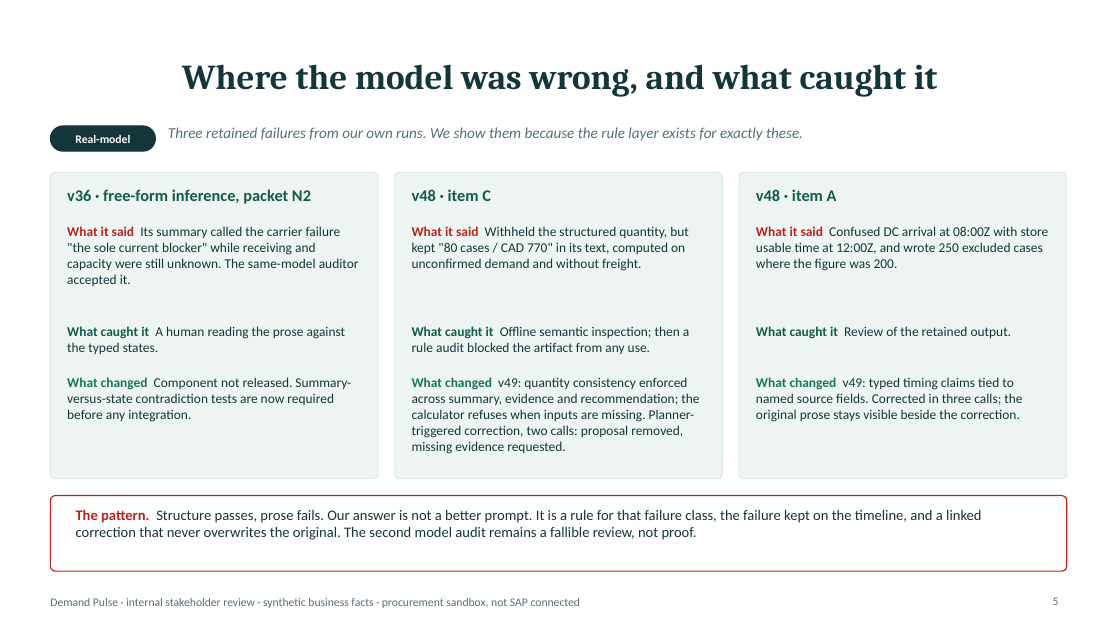
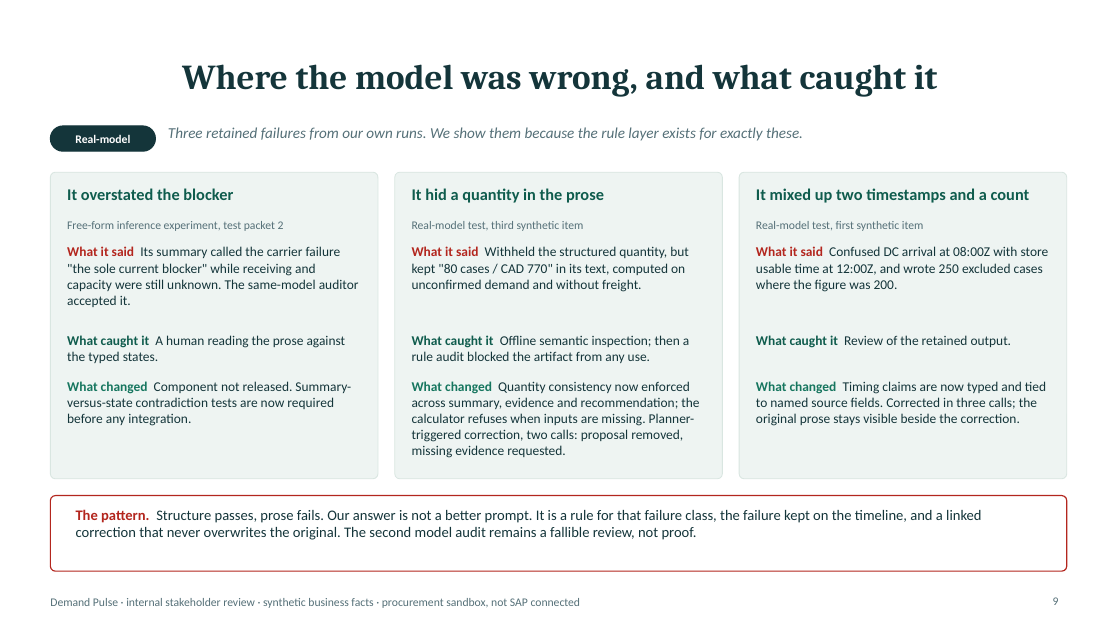
Before and after one commit to logisticPM/sap, a slide deck: slide 9 of presentations/SAP_Demand_Pulse_Business_Case_Deck.pptx (slide 5 before the commit). Drawn at 1120x630 pixels with LibreOffice and Linux fonts; fonts in the diff are those of the drawing. Boxes give left, top, right and bottom in pixels: in the first picture for what was removed or moved away, otherwise in the second. Text is boxed around its words. In the diff, an @@ line names an element or a change of style, - is before the commit and + after.

```diff
--- a/presentations/SAP_Demand_Pulse_Business_Case_Deck.pptx
+++ b/presentations/SAP_Demand_Pulse_Business_Case_Deck.pptx
@@ text added at bbox=[67, 188, 233, 200], 14 pt, text #0F5C4D, bold @@
+It overstated the blocker
@@ text removed at bbox=[412, 189, 491, 201] @@
-v48 · item C
@@ text added at bbox=[412, 188, 604, 203], 14 pt, text #0F5C4D, bold @@
+It hid a quantity in the prose
@@ text at bbox=[756, 188, 1030, 203]: text changed @@
-v48 · item A
+It mixed up two timestamps and a count
@@ text at bbox=[67, 221, 284, 231]: text changed; size 14 to 10 pt; text colour #0F5C4D to #557078; bold off @@
-v36 · free-form inference, packet N2
+Free-form inference experiment, test packet 2
@@ text added at bbox=[412, 221, 584, 231], 10 pt, text #557078 @@
+Real-model test, third synthetic item
@@ text added at bbox=[756, 221, 924, 231], 10 pt, text #557078 @@
+Real-model test, first synthetic item
@@ text "What it said Its summary ...": place and size @@
-text "What it said Its summary ..." at bbox=[67, 226, 359, 286]
+text "What it said Its summary ..." at bbox=[67, 246, 359, 307]
@@ text "What it said Withheld the ...": place and size @@
-text "What it said Withheld the ..." at bbox=[412, 226, 689, 271]
+text "What it said Withheld the ..." at bbox=[412, 246, 689, 292]
@@ text "What it said Confused DC ...": place and size @@
-text "What it said Confused DC ..." at bbox=[756, 226, 1049, 271]
+text "What it said Confused DC ..." at bbox=[756, 246, 1049, 292]
@@ text "What caught it A human ...": place and size @@
-text "What caught it A human ..." at bbox=[67, 326, 346, 354]
+text "What caught it A human ..." at bbox=[67, 335, 346, 363]
@@ text "What caught it Offline semantic ...": place and size @@
-text "What caught it Offline semantic ..." at bbox=[412, 326, 689, 354]
+text "What caught it Offline semantic ..." at bbox=[412, 335, 689, 363]
@@ text "What caught it Review of ...": place and size @@
-text "What caught it Review of ..." at bbox=[756, 326, 1012, 339]
+text "What caught it Review of ..." at bbox=[756, 335, 1012, 348]
@@ text "What changed Component not released. ...": place and size @@
-text "What changed Component not released. ..." at bbox=[67, 377, 351, 422]
+text "What changed Component not released. ..." at bbox=[67, 381, 351, 426]
@@ text at bbox=[412, 381, 699, 458]: text changed @@
-What changed v49: quantity consistency enforced across summary, evidence and recommendation; the calculator refuses when inputs are missing. Planner-triggered correction, two calls: proposal removed, missing evidence requested.
+What changed Quantity consistency now enforced across summary, evidence and recommendation; the calculator refuses when inputs are missing. Planner-triggered correction, two calls: proposal removed, missing evidence requested.
@@ text at bbox=[756, 381, 1046, 426]: text changed @@
-What changed v49: typed timing claims tied to named source fields. Corrected in three calls; the original prose stays visible beside the correction.
+What changed Timing claims are now typed and tied to named source fields. Corrected in three calls; the original prose stays visible beside the correction.
@@ page number at bbox=[1053, 597, 1059, 605]: text changed @@
-5
+9
```
Also in this commit, not shown: 5 other slides changed, 5 slides added, 9 slides removed, 9 other files.
